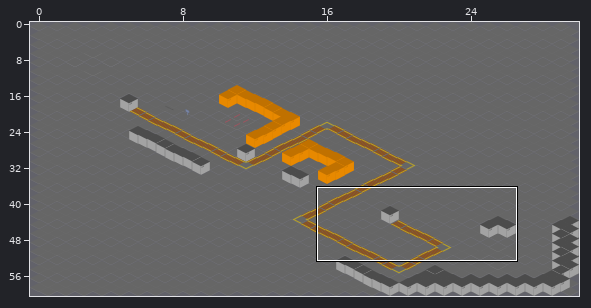
An edit to a level. Tiled map, res/maps/devMap1.tmx. The picture above shows the old version from afar; the outline marks the close-up.
Close-up. The starting point:
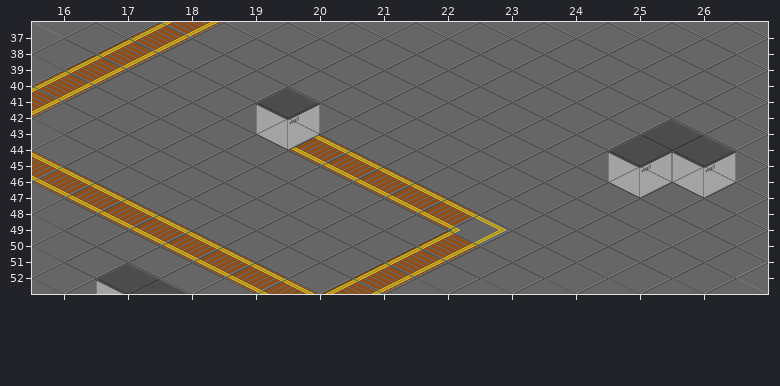
Cells are 128x64 px. Every second row is shifted by half a cell. Shown: x 16..26, y 37..52. The commit also changed other parts of the map, which this record leaves out.
The same view after the edit:
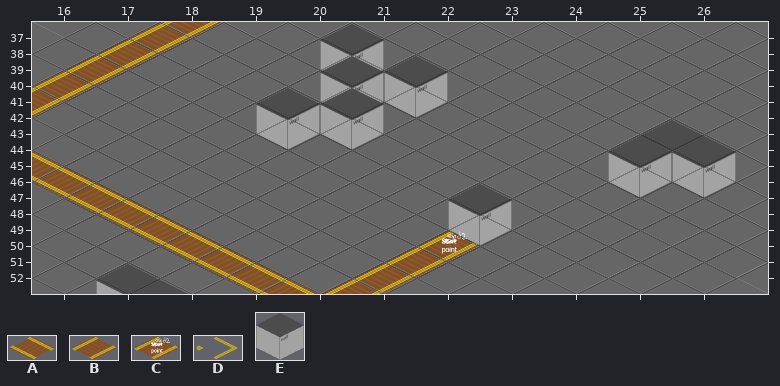
Key: from "tilesAtlas": A 8, B 12, C 14 "railroad", D 19; from "wallsAtlas": E 0 "wall".
_ is an empty cell.
From old to new:
Layer "w":
y 39: x 20 _ -> E
y 41: x 20..21 __ -> EE
y 43: x 20 _ -> E
y 49: x 22 _ -> E
Layer "railroad":
y 44..45: x 20 A -> _
y 46..47: x 21 A -> _
y 48: x 22 A -> _
y 49: x 22 D -> _
y 50: x 22 B -> C
Changed places in both close-ups, as pixel boxes (x1, y1, x2, y2):
changed: (291, 24, 512, 254)
